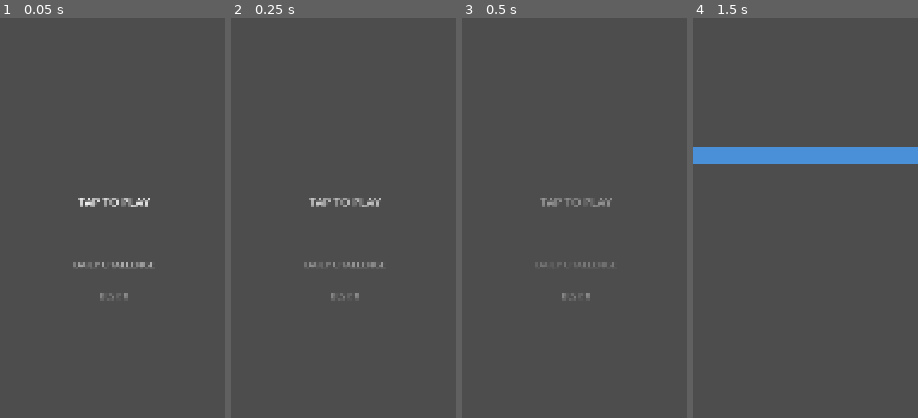
Above: before the commit, frames 1-4 (left to right).
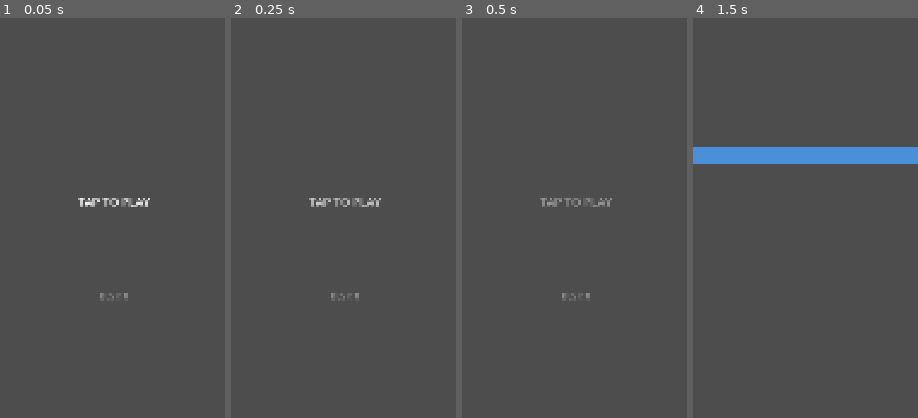
Above: after the commit, the same moments.

Repository: Syed-Saad-Ali-GIT/stack-panic
Game: Godot game, scene res://scenes/Main.tscn
The game is run twice, just before and just after one commit, with the same random seed, the same clock (stepped at 60 frames per second) and the same inputs.
Inputs (mouse positions are % of the whole screen's width and height, from its top left):
- Up to frame 1 (0.05 s): no input
- Up to frame 2 (0.25 s): no input
- Up to frame 3 (0.5 s): no input
- Up to frame 4 (1.5 s): tap Enter at 0.5 s; move the mouse to (72, 45) at 0.52 s; click (72, 45) at 0.67 s; move the mouse to (30, 55) at 1.27 s; click (30, 55) at 1.42 s
The pictures show only the part of the screen within x 25-75%, y 50-100%; the shares and areas given below are measured in that part.

The runs differ from the first frame. In frame 1, 0.2% of the frame differs, in the area x 32-68%, y 61-63%; in frame 2, 0.2%; in frame 3, 0.2%; in frame 4, nothing differs.

Commit message:
Remove daily challenge feature
Made-with: Cursor

Diff:
--- a/autoloads/SaveManager.gd
+++ b/autoloads/SaveManager.gd
@@ -9,10 +9,6 @@
 var sfx_enabled: bool = true
 var music_enabled: bool = true
 var ghost_enabled: bool = true
-
-# Daily Challenge (local/date-seeded only; transient runtime state)
-var daily_challenge_active: bool = false
-var daily_seed_yyyymmdd: int = 0
 
 func _ready() -> void:
 	load_data()
--- a/scenes/Game.tscn
+++ b/scenes/Game.tscn
@@ -35,10 +35,6 @@
 var blocks_placed: int = 0
 var bg_tween: Tween
 var camera_tween: Tween
-var daily_mode: bool = false
-var daily_seed: int = 0
-var daily_rng: RandomNumberGenerator = RandomNumberGenerator.new()
-var next_block_index: int = 0
 var vp_size: Vector2
 
 func _ready() -> void:
@@ -63,13 +59,6 @@
 	combo_active = false
 	combo_blocks_remaining = 0
 	blocks_placed = 0
-	# Daily Challenge (local/date-seeded): direction + speed come from a deterministic sequence.
-	daily_mode = SaveManager.daily_challenge_active
-	daily_seed = SaveManager.daily_seed_yyyymmdd
-	next_block_index = 0
-	if daily_mode:
-		# Seed must be stable across players/runs.
-		daily_rng.seed = daily_seed
 	# Stack starts near the bottom of the screen
 	stack_top_x = vp_size.x / 2.0
 	stack_top_y = vp_size.y * STACK_START_Y_RATIO
@@ -154,8 +143,7 @@
 	blocks_placed += 1
 	stack_blocks.append(current_block)
 	current_block = null
-	if not daily_mode:
-		move_right = not move_right
+	move_right = not move_right
 	_update_background()
 	_update_camera()
 	_spawn_next_block()
@@ -165,19 +153,9 @@
 	add_child(block)
 	var spd: float = minf(BASE_SPEED + score * 0.08, MAX_SPEED)
 	var move_dir: bool = move_right
-	if daily_mode:
-		var idx: int = next_block_index
-		# Seeded direction: deterministic left/right sequence for the day.
-		move_dir = daily_rng.randi_range(0, 1) == 1
-		# Seeded speed: must not depend on `score` (perfects would desync players).
-		var speed_base: float = BASE_SPEED + float(idx) * 0.08
-		var speed_multiplier: float = daily_rng.randf_range(0.90, 1.10)
-		spd = minf(speed_base * speed_multiplier, MAX_SPEED)
-		next_block_index += 1
 	var col: Color = ThemeManagerSP.get_block_color(SaveManager.active_theme, score)
 	block.block_locked.connect(_on_block_locked)
 	# Spawn one block height above current stack top
-	move_right = move_dir
 	block.setup(current_width, move_dir, spd, stack_top_y - BLOCK_HEIGHT, col)
 	current_block = block
 	print('Spawned block at y=', stack_top_y - BLOCK_HEIGHT, ' x will start at screen edge, width=', current_width)
--- a/scenes/Main.tscn
+++ b/scenes/Main.tscn
@@ -7,7 +7,6 @@
 @onready var background: ColorRect = $Background
 @onready var title_label: Label = $UI/TitleLabel
 @onready var tap_label: Label = $UI/TapLabel
-@onready var daily_label: Label = $UI/DailyTapLabel
 @onready var best_label: Label = $UI/BestLabel
 
 var pulsing: bool = true
@@ -15,42 +14,20 @@
 func _ready() -> void:
 	best_label.text = 'BEST: ' + str(SaveManager.high_score)
 	_pulse_tap_label()
-	_pulse_daily_label()
 
-func _input(event: InputEvent) -> void:
+func _unhandled_input(event: InputEvent) -> void:
 	if event is InputEventScreenTouch and event.pressed:
-		_go_to_game(_is_tap_on_daily_label(event))
+		_go_to_game()
 	elif event is InputEventMouseButton and event.pressed and event.button_index == MOUSE_BUTTON_LEFT:
-		_go_to_game(_is_tap_on_daily_label(event))
+		_go_to_game()
 
-func _go_to_game(is_daily: bool) -> void:
-	SaveManager.daily_challenge_active = is_daily
-	if is_daily:
-		SaveManager.daily_seed_yyyymmdd = _get_utc_yyyymmdd()
+func _go_to_game() -> void:
 	get_tree().change_scene_to_file('res://scenes/Game.tscn')
-
-func _get_utc_yyyymmdd() -> int:
-	# Godot date dict API availability can vary slightly between editor/export setups.
-	# Using system datetime is the most compatible approach for a deterministic daily seed.
-	var dt := Time.get_datetime_dict_from_system()
-	return int(dt['year']) * 10000 + int(dt['month']) * 100 + int(dt['day'])
-
-func _is_tap_on_daily_label(event: InputEvent) -> bool:
-	if event is InputEventScreenTouch:
-		return daily_label.get_global_rect().has_point(event.position)
-	if event is InputEventMouseButton:
-		return daily_label.get_global_rect().has_point(event.position)
-	return false
 
 func _pulse_tap_label() -> void:
 	var tween := create_tween().set_loops()
 	tween.tween_property(tap_label, 'modulate:a', 0.2, 0.7)
 	tween.tween_property(tap_label, 'modulate:a', 1.0, 0.7)
-
-func _pulse_daily_label() -> void:
-	var tween := create_tween().set_loops()
-	tween.tween_property(daily_label, 'modulate:a', 0.2, 0.7)
-	tween.tween_property(daily_label, 'modulate:a', 1.0, 0.7)
 "
 
 [node name="Main" type="Node2D"]
@@ -106,20 +83,6 @@
 horizontal_alignment = 1
 text = "TAP TO PLAY"
 
-[node name="DailyTapLabel" type="Label" parent="UI"]
-anchors_preset = 5
-anchor_left = 0.5
-anchor_right = 0.5
-anchor_top = 0.80
-anchor_bottom = 0.80
-offset_left = -170.0
-offset_right = 170.0
-offset_bottom = 60.0
-theme_override_font_sizes/font_size = 22
-theme_override_colors/font_color = Color(1, 1, 1, 0.7)
-horizontal_alignment = 1
-text = "DAILY CHALLENGE"
-
 [node name="BestLabel" type="Label" parent="UI"]
 anchors_preset = 5
 anchor_left = 0.5
